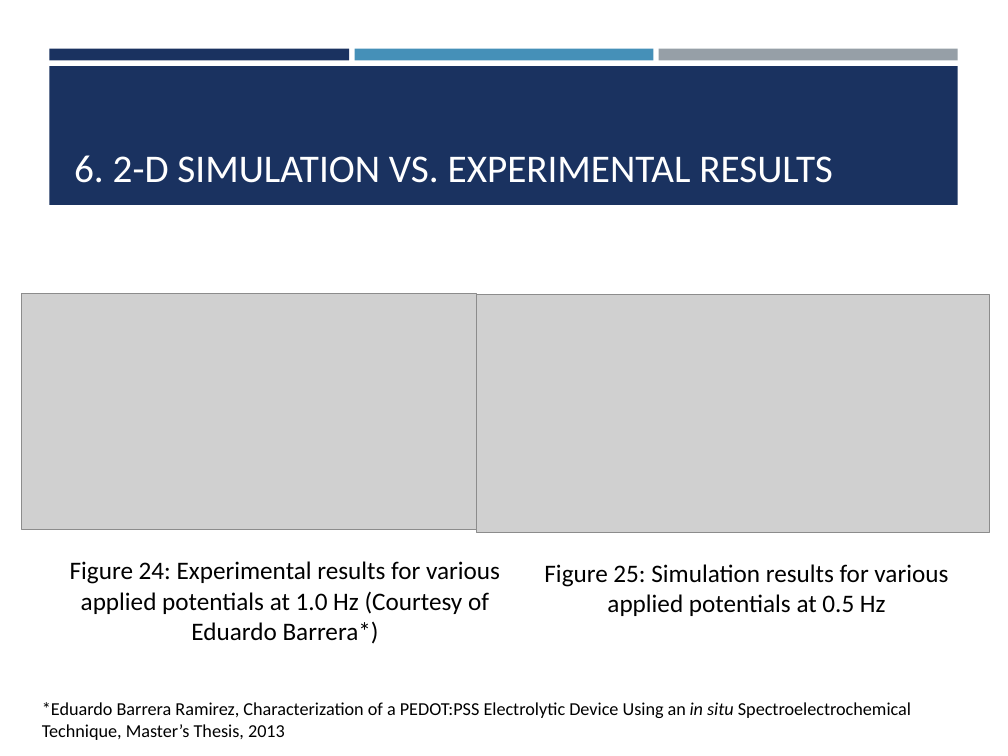
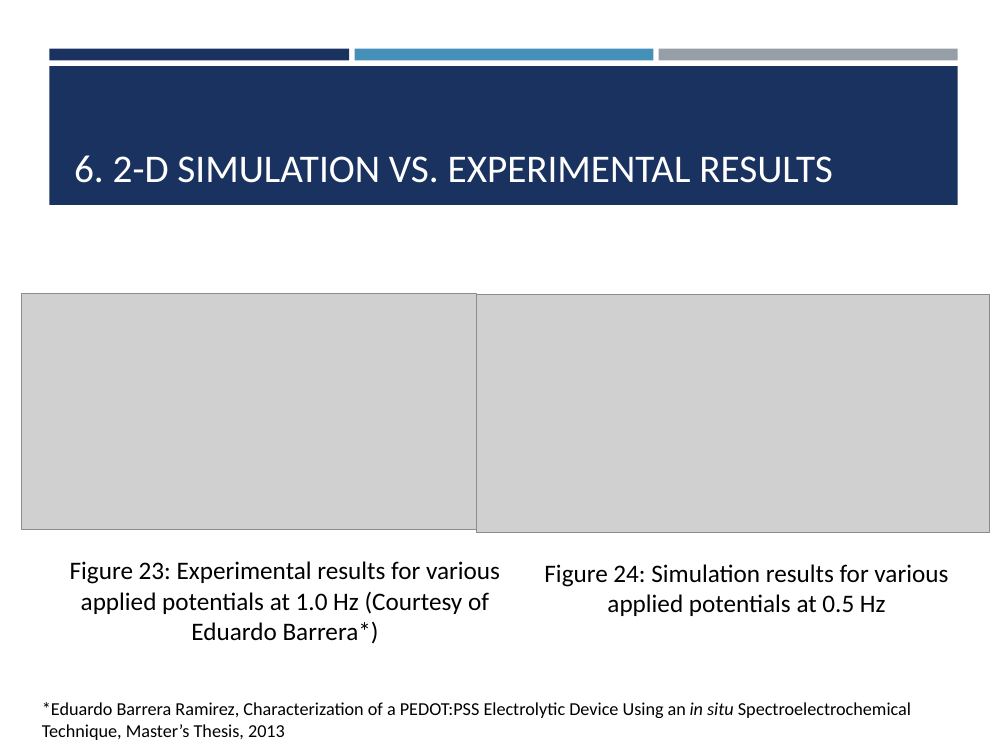
Before and after one commit to cbonfil/ThesisReport, a slide deck: slide 17 of Memristor Thesis/Memristor Presentation.pptx (slide 18 before the commit). Drawn at 1008x756 pixels with LibreOffice and Linux fonts; fonts in the diff are those of the drawing; grey boxes stand for pictures. Boxes give left, top, right and bottom in pixels: in the first picture for what was removed or moved away, otherwise in the second. Text is boxed around its words. In the diff, an @@ line names an element or a change of style, - is before the commit and + after.

```diff
--- a/Memristor Thesis/Memristor Presentation.pptx
+++ b/Memristor Thesis/Memristor Presentation.pptx
@@ text at (70, 561, 500, 644): text changed @@
-Figure 24: Experimental results for various applied potentials at 1.0 Hz (Courtesy of Eduardo Barrera*)
+Figure 23: Experimental results for various applied potentials at 1.0 Hz (Courtesy of Eduardo Barrera*)
@@ text at (544, 564, 948, 616): text changed @@
-Figure 25: Simulation results for various applied potentials at 0.5 Hz
+Figure 24: Simulation results for various applied potentials at 0.5 Hz
```
Also in this commit, not shown: 15 other slides changed, 1 slide added, 1 other file.
